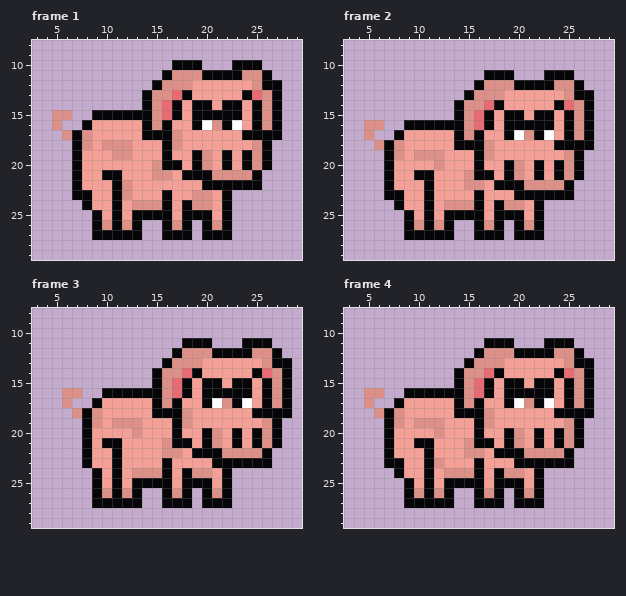
Animated GIF sprite, stored at images/pig.gif. Above, as it was before the edit.
The file is 320x320 pixels, drawn in blocks of 10x10; one block is one cell here. Shown: frame 1: x 3..29, y 8..29; frame 2: x 3..29, y 8..29; frame 3: x 3..29, y 8..29; frame 4: x 3..29, y 8..29.
After the commit:
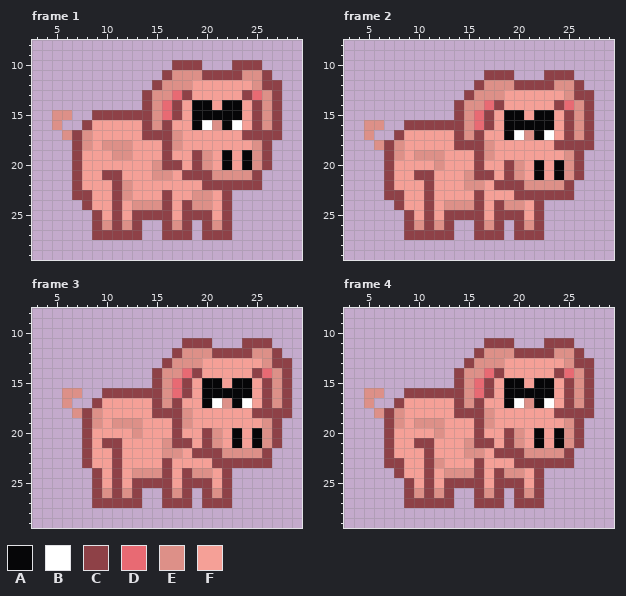
Palette (. is transparent): A #060608  B #ffffff  C #8e4147  D #e86a73  E #dd9088  F #f5a097
Difference:
Frame 1:
y 10: x 17..19 AAA -> CCC; x 23..25 AAA -> CCC
y 11: x 16 A -> C; x 20..23 AAAA -> CCCC; x 26 A -> C
y 12: x 15 A -> C; x 26..27 AA -> CC
y 13: x 14 A -> C; x 18 A -> C; x 24 A -> C; x 27 A -> C
y 14: x 14 A -> C; x 17 A -> C; x 25 A -> C; x 27 A -> C
y 15: x 9..14 AAAAAA -> CCCCCC; x 17 A -> C; x 25 A -> C; x 27 A -> C
y 16: x 8 A -> C; x 14 A -> C; x 16 A -> C; x 25 A -> C; x 27 A -> C
y 17: x 7 A -> C; x 14..16 AAA -> CCC; x 24..27 AAAA -> CCCC
y 18: x 7 A -> C; x 16 A -> C; x 26 A -> C
y 19: x 7 A -> C; x 16 A -> C; x 19 A -> C; x 26 A -> C
y 20: x 7 A -> C; x 16..17 AA -> CC; x 19 A -> C; x 26 A -> C
y 21: x 7 A -> C; x 10..11 AA -> CC; x 18..20 AAA -> CCC; x 25 A -> C
y 22: x 7 A -> C; x 11 A -> C; x 20..25 AAAAAA -> CCCCCC
y 23: x 7..8 AA -> CC; x 11 A -> C; x 16 A -> C; x 22 A -> C
y 24: x 8 A -> C; x 11 A -> C; x 16 A -> C; x 18 A -> C; x 22 A -> C
y 25: x 9 A -> C; x 11 A -> C; x 13..16 AAAA -> CCCC; x 18..20 AAA -> CCC; x 22 A -> C
y 26: x 9 A -> C; x 11 A -> C; x 13 A -> C; x 16 A -> C; x 18 A -> C; x 20 A -> C; x 22 A -> C
y 27: x 9..13 AAAAA -> CCCCC; x 16..18 AAA -> CCC; x 20..22 AAA -> CCC
Frame 2:
y 11: x 17..19 AAA -> CCC; x 23..25 AAA -> CCC
y 12: x 16 A -> C; x 20..23 AAAA -> CCCC; x 26 A -> C
y 13: x 15 A -> C; x 26..27 AA -> CC
y 14: x 14 A -> C; x 18 A -> C; x 24 A -> C; x 27 A -> C
y 15: x 14 A -> C; x 17 A -> C; x 25 A -> C; x 27 A -> C
y 16: x 9..14 AAAAAA -> CCCCCC; x 17 A -> C; x 25 A -> C; x 27 A -> C
y 17: x 8 A -> C; x 14 A -> C; x 16 A -> C; x 25 A -> C; x 27 A -> C
y 18: x 7 A -> C; x 14..16 AAA -> CCC; x 24..27 AAAA -> CCCC
y 19: x 7 A -> C; x 16 A -> C; x 26 A -> C
y 20: x 7 A -> C; x 16 A -> C; x 19 A -> C; x 26 A -> C
y 21: x 7 A -> C; x 10..11 AA -> CC; x 16..17 AA -> CC; x 19 A -> C; x 26 A -> C
y 22: x 7 A -> C; x 11 A -> C; x 18..20 AAA -> CCC; x 25 A -> C
y 23: x 7..8 AA -> CC; x 11 A -> C; x 16 A -> C; x 20..25 AAAAAA -> CCCCCC
y 24: x 8 A -> C; x 11 A -> C; x 16 A -> C; x 18 A -> C; x 22 A -> C
y 25: x 9 A -> C; x 11 A -> C; x 13..16 AAAA -> CCCC; x 18..20 AAA -> CCC; x 22 A -> C
y 26: x 9 A -> C; x 11 A -> C; x 13 A -> C; x 16 A -> C; x 18 A -> C; x 20 A -> C; x 22 A -> C
y 27: x 9..13 AAAAA -> CCCCC; x 16..18 AAA -> CCC; x 20..22 AAA -> CCC
Frame 3:
y 11: x 18..20 AAA -> CCC; x 24..26 AAA -> CCC
y 12: x 17 A -> C; x 21..24 AAAA -> CCCC; x 27 A -> C
y 13: x 16 A -> C; x 27..28 AA -> CC
y 14: x 15 A -> C; x 19 A -> C; x 25 A -> C; x 28 A -> C
y 15: x 15 A -> C; x 18 A -> C; x 26 A -> C; x 28 A -> C
y 16: x 10..15 AAAAAA -> CCCCCC; x 18 A -> C; x 26 A -> C; x 28 A -> C
y 17: x 9 A -> C; x 15 A -> C; x 17 A -> C; x 26 A -> C; x 28 A -> C
y 18: x 8 A -> C; x 15..17 AAA -> CCC; x 25..28 AAAA -> CCCC
y 19: x 8 A -> C; x 17 A -> C; x 27 A -> C
y 20: x 8 A -> C; x 17 A -> C; x 20 A -> C; x 27 A -> C
y 21: x 8 A -> C; x 10..11 AA -> CC; x 17..18 AA -> CC; x 20 A -> C; x 27 A -> C
y 22: x 8 A -> C; x 11 A -> C; x 19..21 AAA -> CCC; x 26 A -> C
y 23: x 8 A -> C; x 11 A -> C; x 16 A -> C; x 21..26 AAAAAA -> CCCCCC
y 24: x 9 A -> C; x 11 A -> C; x 16 A -> C; x 18 A -> C; x 22 A -> C
y 25: x 9 A -> C; x 11 A -> C; x 13..16 AAAA -> CCCC; x 18..20 AAA -> CCC; x 22 A -> C
y 26: x 9 A -> C; x 11 A -> C; x 13 A -> C; x 16 A -> C; x 18 A -> C; x 20 A -> C; x 22 A -> C
y 27: x 9..13 AAAAA -> CCCCC; x 16..18 AAA -> CCC; x 20..22 AAA -> CCC
Frame 4: the same change as frame 2
Boxes around the changes in both pictures, in picture pixels (x1, y1, x2, y2):
changed: (72, 60, 282, 240)
changed: (384, 70, 594, 240)
changed: (82, 338, 292, 508)
changed: (384, 338, 594, 508)
